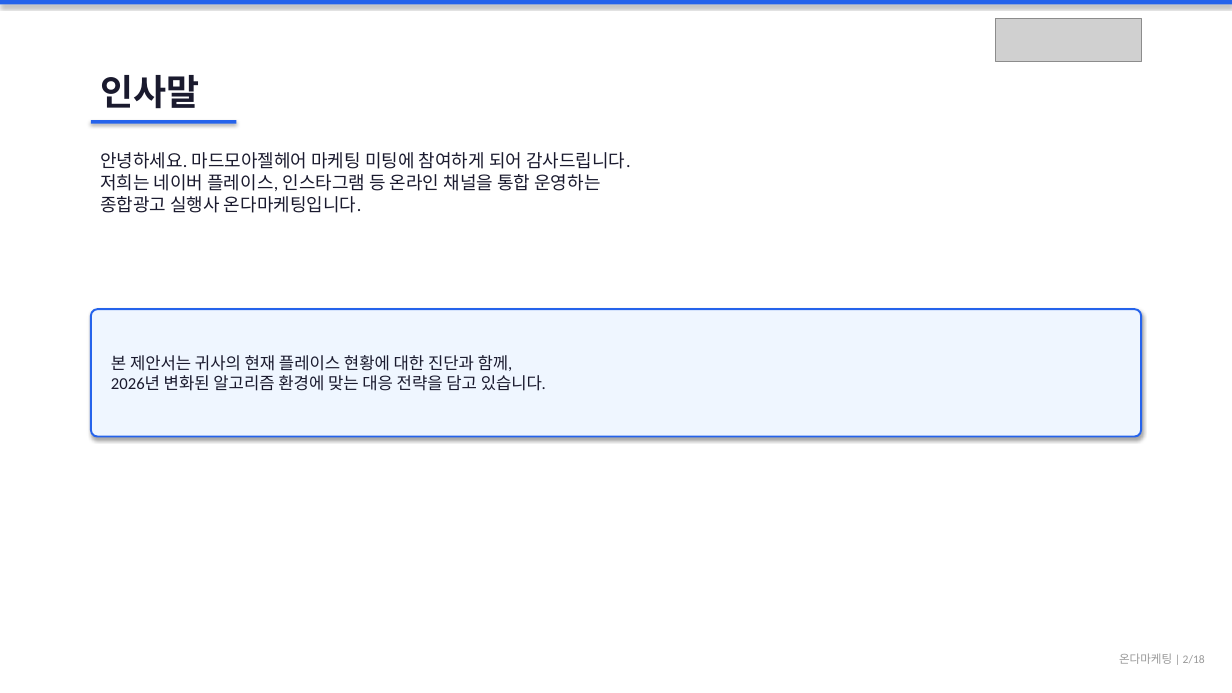
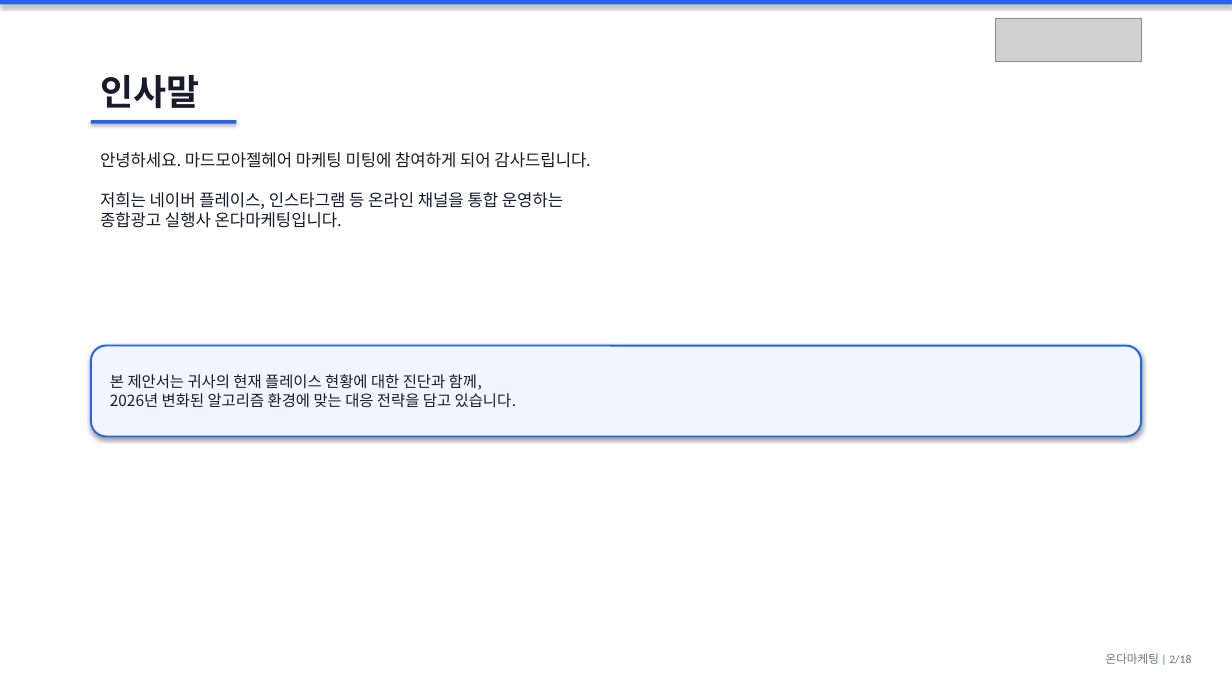
Before and after one commit to didai64595021-ui/onda-hompage, a slide deck: slide 2 of 마드모아젤헤어_제안서.pptx. Drawn at 1232x693 pixels with LibreOffice and Linux fonts; fonts in the diff are those of the drawing; grey boxes stand for pictures. Boxes give left, top, right and bottom in pixels: in the first picture for what was removed or moved away, otherwise in the second. Text is boxed around its words. In the diff, an @@ line names an element or a change of style, - is before the commit and + after.

Commit message:
fix: 제안서 PPT 정렬+디자인 전면 고도화 (그리드통일, 로고삽입, 컬러코딩, Q&A레이아웃)

```diff
--- a/마드모아젤헤어_제안서.pptx
+++ b/마드모아젤헤어_제안서.pptx
@@ text "안녕하세요. 마드모아젤헤어 마케팅 미팅에 참여하게 ..." at box(100, 152, 590, 228): size 14 to 13 pt, font Calibri to Noto Sans CJK KR; less space between paragraphs @@
@@ rounded rectangle "본 제안서는 귀사의 현재 플레이스 ...": place and size @@
-rounded rectangle "본 제안서는 귀사의 현재 플레이스 ..." at box(91, 310, 1141, 437)
+rounded rectangle "본 제안서는 귀사의 현재 플레이스 ..." at box(91, 346, 1141, 436)
@@ rounded rectangle "본 제안서는 귀사의 현재 플레이스 ..." at box(91, 346, 1141, 436): size 13 to 12 pt, font Calibri to Noto Sans CJK KR; proportions changed @@
@@ text "온다마케팅 | 2/18" at box(1106, 653, 1191, 664): text colour #999999 to #6B7280 @@
```
Also in this commit, not shown: 17 other slides changed, 1 other file.
